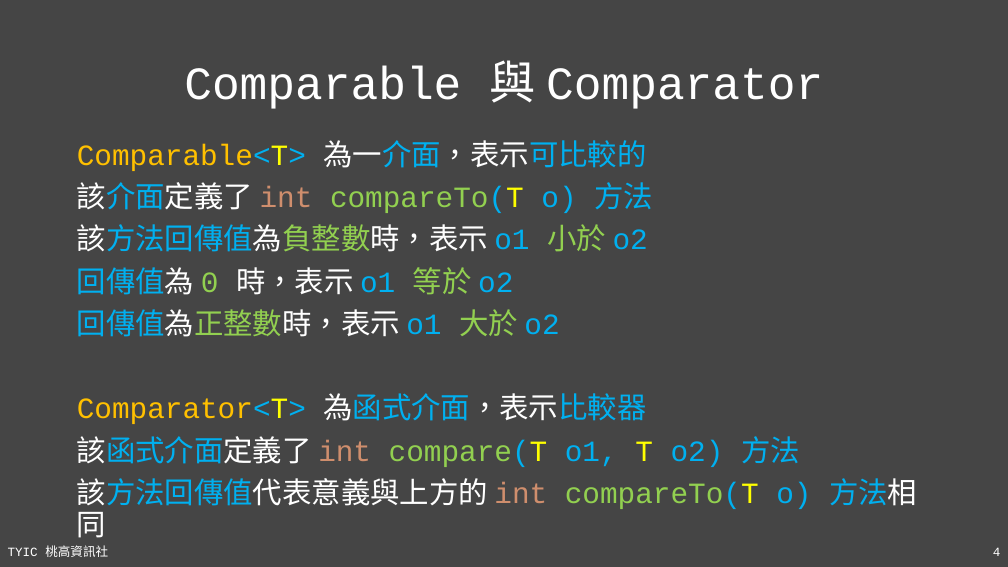
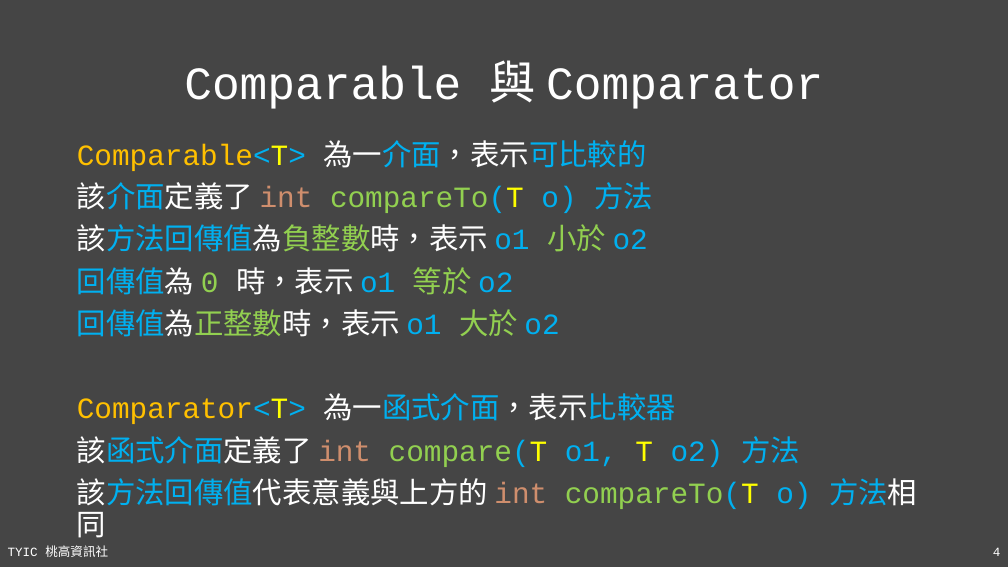
Before and after one commit to TYSHIC/slides, a slide deck: slide 4 of ppt/14_工具類別(2).pptx. Drawn at 1008x567 pixels with LibreOffice and Linux fonts; fonts in the diff are those of the drawing. Boxes give left, top, right and bottom in pixels: in the first picture for what was removed or moved away, otherwise in the second. Text is boxed around its words. In the diff, an @@ line names an element or a change of style, - is before the commit and + after.

```diff
--- a/ppt/14_工具類別(2).pptx
+++ b/ppt/14_工具類別(2).pptx
@@ text at (77, 393, 675, 424): text changed @@
-Comparator<T> 為函式介面，表示比較器
+Comparator<T> 為一函式介面，表示比較器
```
Also in this commit, not shown: 9 other slides changed, 7 slides added, 9 other files.
